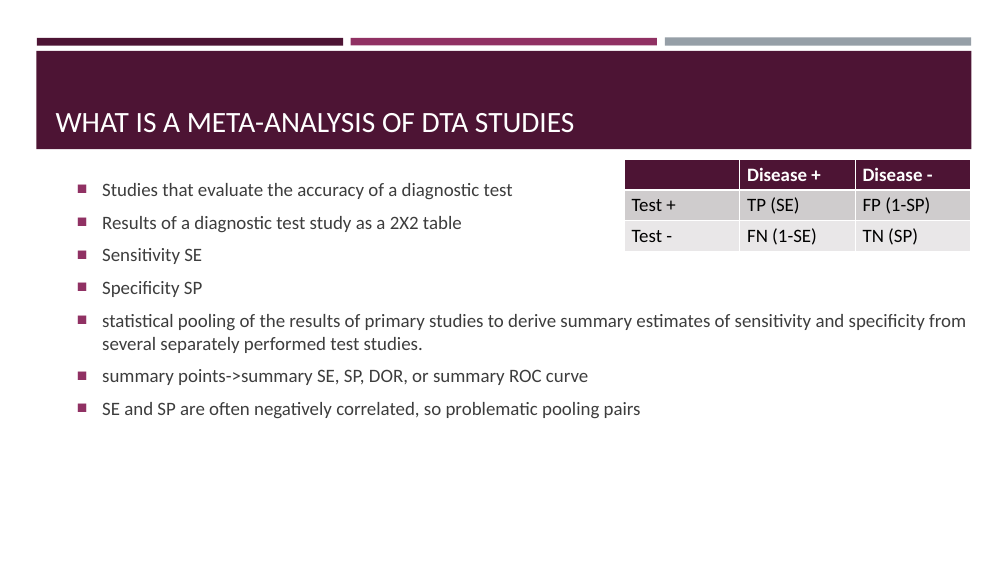
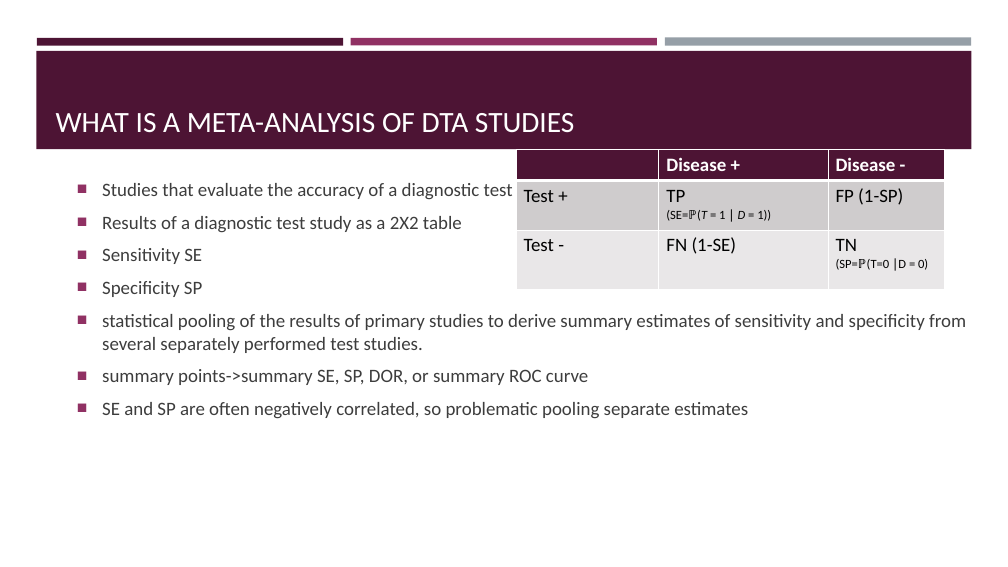
Before and after one commit to LefMel/harmony_larissa_2023, a slide deck: slide 3 of Day2/Meta-Analysis/BAYES_CAMP_HARMONY.pptx. Drawn at 1008x567 pixels with LibreOffice and Linux fonts; fonts in the diff are those of the drawing. Boxes give left, top, right and bottom in pixels: in the first picture for what was removed or moved away, otherwise in the second. Text is boxed around its words. In the diff, an @@ line names an element or a change of style, - is before the commit and + after.

```diff
--- a/Day2/Meta-Analysis/BAYES_CAMP_HARMONY.pptx
+++ b/Day2/Meta-Analysis/BAYES_CAMP_HARMONY.pptx
@@ table at <box>516,150,945,290</box> @@
-row 2, column 2: TP (SE)
+row 2, column 2: TP / (SE=ℙ(T = 1 ∣ D = 1))
-row 3, column 3: TN (SP)
+row 3, column 3: TN / (SP=ℙ(T=0 ∣D = 0)
@@ table: place and size @@
-table at <box>625,160,972,250</box>
+table at <box>516,150,945,290</box>
@@ text at <box>102,402,748,419</box>: text changed @@
-■ SE and SP are often negatively correlated, so problematic pooling pairs
+■ SE and SP are often negatively correlated, so problematic pooling separate estimates
```
Also in this commit, not shown: 8 other slides changed, 19 other files.
